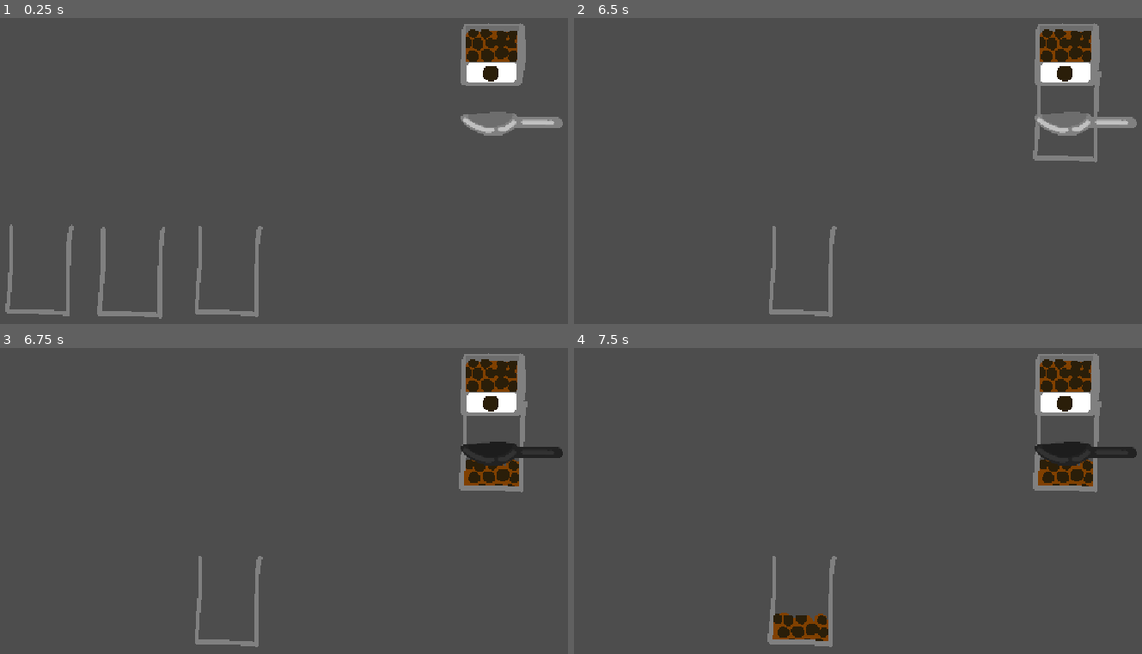
Above: before the commit, frames 1-4 (two rows, left to right).
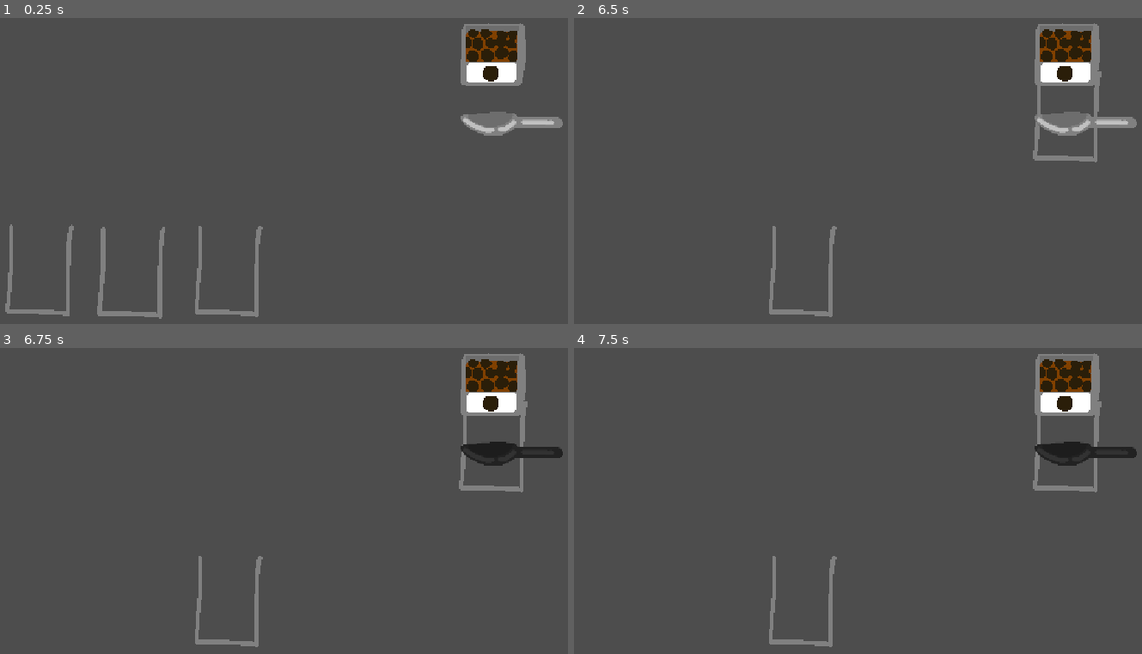
Above: after the commit, the same moments.

Repository: kimypham/bobatea
Game: Godot game, scene res://main.tscn
Two runs of this game, one before a commit and one after it. Both use one fixed random seed, a clock stepped at 60 frames per second and the inputs below.
Inputs (mouse positions are in pixels of both pictures, inside the frame that each line leads up to):
- Up to frame 1 (0.25 s): no input
- Up to frame 2 (6.5 s): tap Enter at 0.5, 2, 3.5 s; drag from (613, 207) to (1068, 54) at 0.52 s; tap Space at 1.25, 2.75, 4.25 s; drag from (704, 210) to (1068, 54) at 1.27 s; move the mouse to (801, 207) at 2.02 s; click (801, 207) at 2.17 s; drag from (863, 213) to (1068, 54) at 2.77 s; move the mouse to (1107, 192) at 3.52 s; click (1107, 192) at 3.67 s; drag from (693, 79) to (1068, 54) at 4.27 s; move the mouse to (937, 134) at 5.02 s; click (937, 134) at 5.17 s; drag from (795, 39) to (801, 207) at 5.77 s
- Up to frame 3 (6.75 s): move the mouse to (477, 445) at 6.52 s; click (477, 445) at 6.67 s
- Up to frame 4 (7.5 s): drag from (761, 485) to (1068, 384) at 7.27 s

Frames 1-2 are identical in both runs. In frame 3, 0.7% of the frame differs, in the area x 80-92%, y 34-46%; in frame 4, 1.5%, in the area x 34-92%, y 34-97%.

Commit message:
fix bug where you can fill cup with boba using empty scoop

Diff:
--- a/boba_container_sprite.gd
+++ b/boba_container_sprite.gd
@@ -3,4 +3,4 @@
 func _input(event):
 	if event is InputEventMouseButton and event.button_index == MOUSE_BUTTON_LEFT and event.pressed:
 		if get_rect().has_point(to_local(get_global_mouse_position())):
-			ToolManager.scoop()
+			ToolManager.scoop_boba()
--- a/cup.gd
+++ b/cup.gd
@@ -22,15 +22,20 @@
 
 # Called when player clicks the cup hitbox
 func _on_cup_hitbox_clicked() -> void:
-	if ToolManager.current_tool == ToolManager.Tool.NONE:
-		# No scoop → start dragging
-		is_dragging = true
-		mouse_offset = get_global_mouse_position() - global_position
+	var current_scoop = ToolManager.get_current_scoop()
 
-	elif ToolManager.current_tool == ToolManager.Tool.SCOOP:
-		# Scoop active → change cursor & cup sprite, no dragging
-		ToolManager.scoop_press()
-		sprite.texture = cup_boba
+	match current_scoop:
+		ToolManager.Tool.NONE:
+			# No scoop → start dragging
+			is_dragging = true
+			mouse_offset = get_global_mouse_position() - global_position
+		ToolManager.Tool.SCOOP:
+			# Scoop active → change cursor & cup sprite, no dragging
+			ToolManager.scoop_press()
+		ToolManager.Tool.SCOOP_BOBA:
+			# Scoop active → change cursor & cup sprite, no dragging
+			ToolManager.scoop_press()
+			sprite.texture = cup_boba
 
 
 func _unhandled_input(event):
@@ -40,5 +45,6 @@
 			is_dragging = false
 
 		# Always release scoop cursor if scoop tool is active
-		if ToolManager.current_tool == ToolManager.Tool.SCOOP:
+		var current_tool = ToolManager.current_tool
+		if current_tool == ToolManager.Tool.SCOOP || current_tool == ToolManager.Tool.SCOOP_BOBA:
 			ToolManager.scoop_release()
--- a/tool_manager.gd
+++ b/tool_manager.gd
@@ -2,12 +2,13 @@
 
 enum Tool {
 	NONE,
-	SCOOP
+	SCOOP,
+	SCOOP_BOBA
 }
 
 var current_tool : Tool = Tool.NONE
 
-var scoop_idle = preload("res://art/scoop-boba.png")
+var scoop_with_boba = preload("res://art/scoop-boba.png")
 var scoop_rotate = preload("res://art/scoop-rotate.png")
 var scoop_empty = preload("res://art/scoop-empty.png")
 
@@ -16,28 +17,33 @@
 # Temporary flag: are we currently clicking the cup?
 var pressing_cup := false
 
+func get_current_scoop() -> Tool:
+	return current_tool
+
 func toggle_scoop():
-	if current_tool == Tool.SCOOP:
+	if current_tool == Tool.SCOOP || current_tool == Tool.SCOOP_BOBA:
 		reset_cursor()
 	else:
-		scoop()
+		scoop_boba()
 
 func reset_cursor():
 	current_tool = Tool.NONE
 	Input.set_custom_mouse_cursor(null)
 
-func scoop():
-	current_tool = Tool.SCOOP
-	Input.set_custom_mouse_cursor(scoop_idle, Input.CURSOR_ARROW, hotspot)
+func scoop_boba():
+	current_tool = Tool.SCOOP_BOBA
+	Input.set_custom_mouse_cursor(scoop_with_boba, Input.CURSOR_ARROW, hotspot)
 	pressing_cup = false  # reset
 
 func scoop_press():
-	if current_tool == Tool.SCOOP:
+	if current_tool == Tool.SCOOP || current_tool == Tool.SCOOP_BOBA:
 		Input.set_custom_mouse_cursor(scoop_rotate, Input.CURSOR_ARROW, hotspot)
 		pressing_cup = true
 
 
 func scoop_release():
-	if current_tool == Tool.SCOOP and pressing_cup:
+	if (current_tool == Tool.SCOOP || current_tool == Tool.SCOOP_BOBA) and pressing_cup:
 		Input.set_custom_mouse_cursor(scoop_empty, Input.CURSOR_ARROW, hotspot)
 		pressing_cup = false
+		if current_tool == Tool.SCOOP_BOBA:
+			current_tool = Tool.SCOOP  # boba has been deposited, now it's empty
